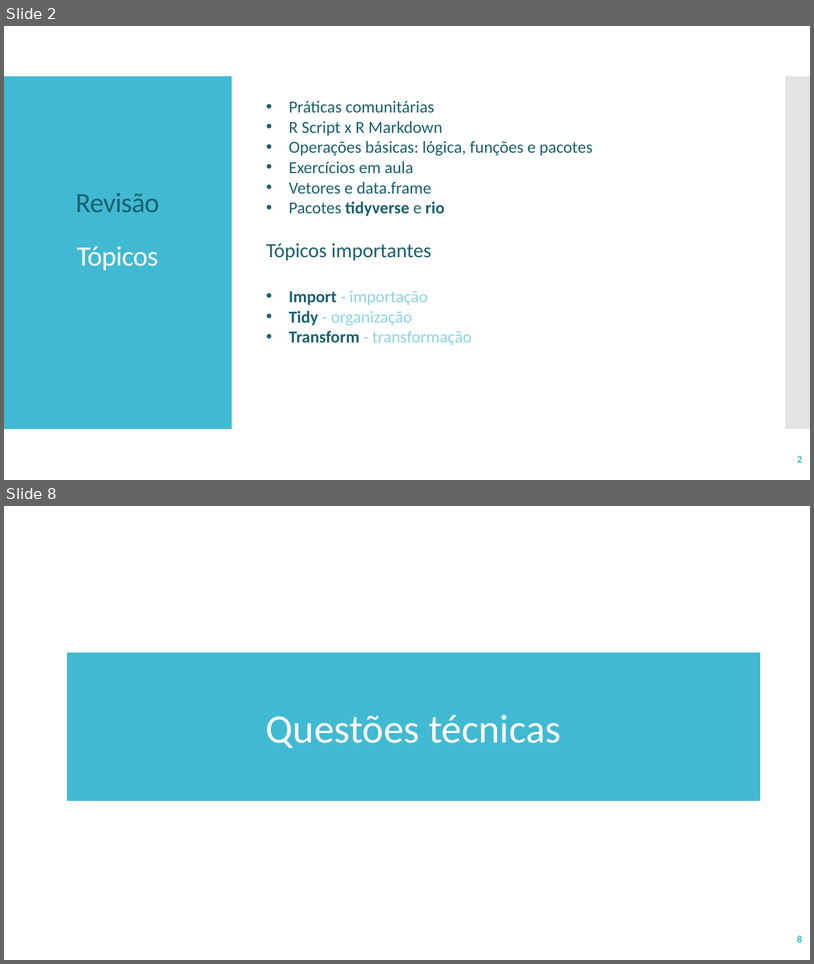
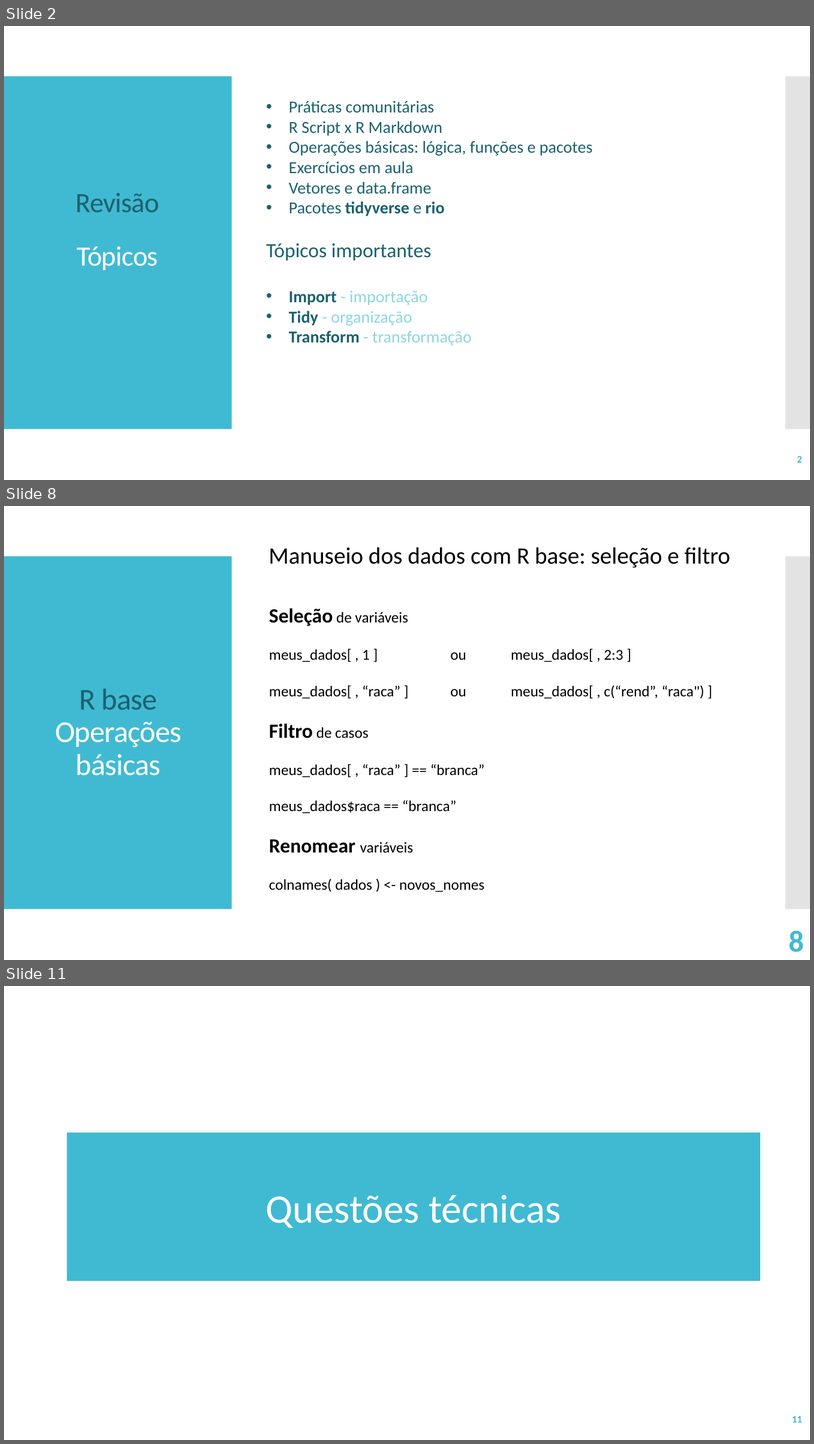
Before and after one commit to victorgalcantara/R-Intro, a slide deck: A03 - Mão na massa/A03 - Import and Tidy Data.pptx. Shown one above the other, each under a label of ours: slides 2 and 8 before the commit, slides 2, 8 and 11 after it; the slides between them are not shown. The pictures are 814x964 and 814x1444 pixels, drawn with LibreOffice and Linux fonts; fonts in the diff are those of the drawing. Boxes give left, top, right and bottom in pixels: in the first picture for what was removed or moved away, otherwise in the second. Text is boxed around its words. In the diff, an @@ line names an element or a change of style, - is before the commit and + after.

```diff
--- a/A03 - Mão na massa/A03 - Import and Tidy Data.pptx
+++ b/A03 - Mão na massa/A03 - Import and Tidy Data.pptx
@@ slide 8 added at (4, 506, 810, 960), background #FFFFFF; not listed: 2 template elements that a slide beside it also shows @@
@@ text added at (269, 547, 731, 568), 28 pt, text #000000 @@
+Manuseio dos dados com R base: seleção e filtro
@@ text added at (269, 608, 705, 892), 18 pt, text #000000 @@
+Seleção de variáveis
+meus_dados[ , 1 ] ou meus_dados[ , 2:3 ]
+meus_dados[ , “raca” ] ou meus_dados[ , c(“rend”, “raca") ]
+Filtro de casos
+meus_dados[ , “raca” ] == “branca”
+meus_dados$raca == “branca”
+Renomear variáveis
+colnames( dados ) <- novos_nomes
@@ title added at (55, 688, 182, 775), 36 pt, text #FFFFFF @@
+R base
+Operações básicas
@@ page number added at (789, 930, 804, 952), 36 pt, text #40BAD2, bold @@
+8
@@ what was slide 8 is now slide 11 @@
@@ page number at (792, 1416, 803, 1422): text changed @@
-8
+11
```
Also in this commit, not shown: 1 slide changed, 18 other slides added, 1 slide removed, 6 other files.
